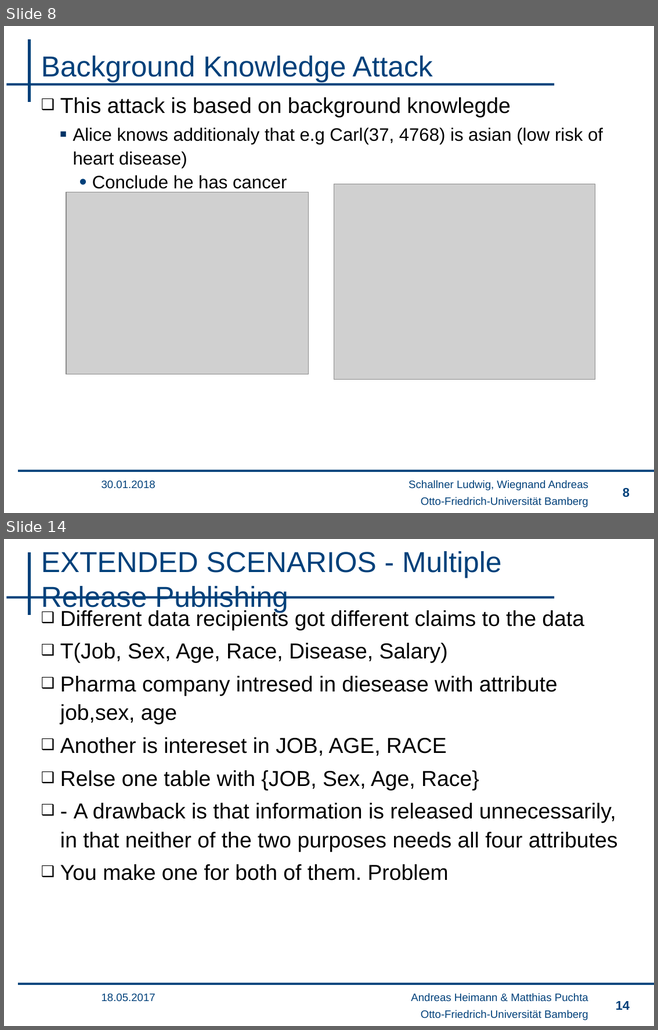
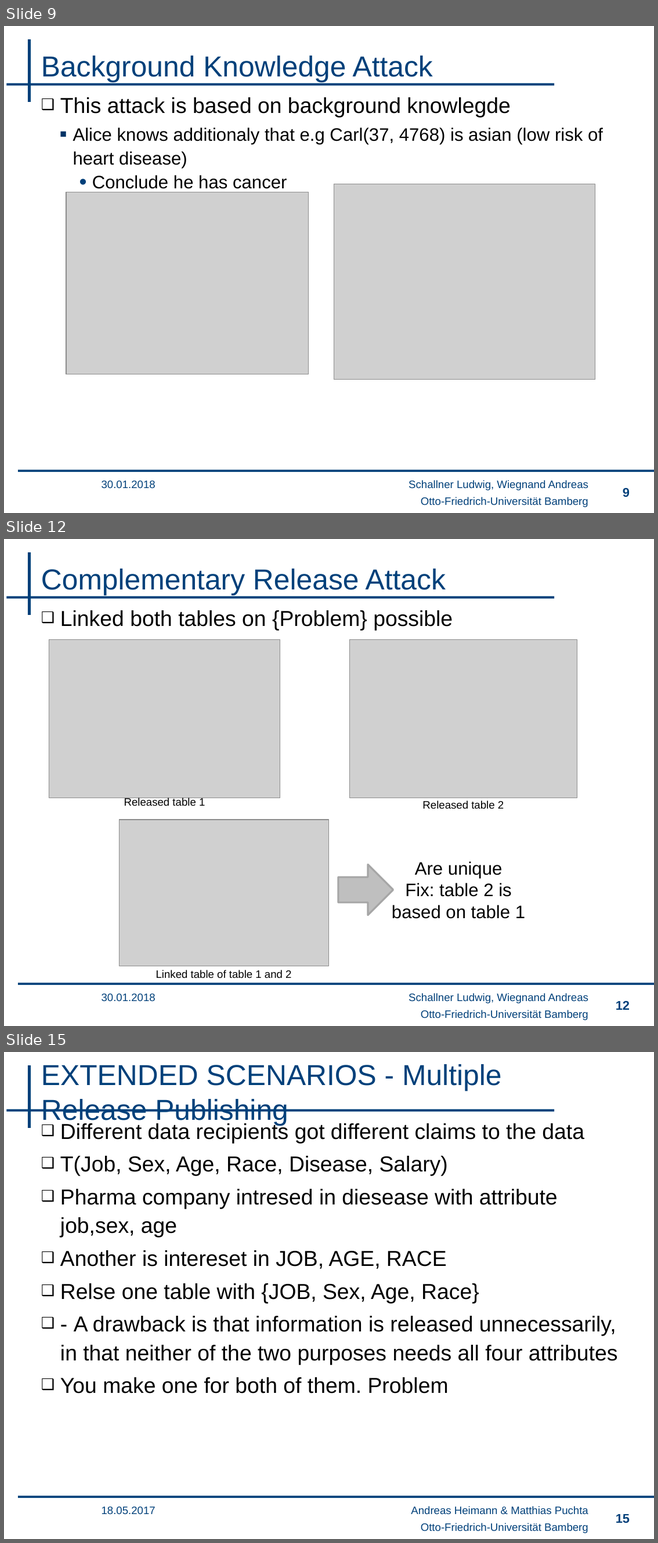
Before and after one commit to wsgan001/PSI-MSem, a slide deck: presentation/sicherheits_lu.pptx. Shown one above the other, each under a label of ours: slides 8 and 14 before the commit, slides 9, 12 and 15 after it; the slides between them are not shown. The pictures are 658x1030 and 658x1543 pixels, drawn with LibreOffice and Linux fonts; fonts in the diff are those of the drawing; grey boxes stand for pictures; background and template pictures are left out. Boxes give left, top, right and bottom in pixels: in the first picture for what was removed or moved away, otherwise in the second. Text is boxed around its words. In the diff, an @@ line names an element or a change of style, - is before the commit and + after.

```diff
--- a/presentation/sicherheits_lu.pptx
+++ b/presentation/sicherheits_lu.pptx
@@ slide 12 added at <box>4,539,654,1026</box>, background #FFFFFF; not listed: 4 template elements that a slide beside it also shows @@
@@ title added at <box>41,569,445,595</box>, 32 pt, text #00407A @@
+Complementary Release Attack
@@ text added at <box>60,610,452,630</box>, 24 pt, text #000000 @@
+❑ Linked both tables on {Problem} possible
@@ picture added at <box>49,640,280,798</box> @@
@@ picture added at <box>350,640,577,798</box> @@
@@ text added at <box>124,798,205,806</box>, 12 pt, text #000000 @@
+Released table 1
@@ text added at <box>422,801,503,809</box>, 12 pt, text #000000 @@
+Released table 2
@@ picture added at <box>119,820,328,966</box> @@
@@ right arrow added at <box>338,864,393,915</box>, fill #BFBFBF, outline #A6A6A6 2 pt @@
@@ text added at <box>391,861,525,919</box>, 20 pt, text #000000 @@
+Are unique
+Fix: table 2 is based on table 1
@@ text added at <box>156,970,291,979</box>, 12 pt, text #000000 @@
+Linked table of table 1 and 2
@@ text added at <box>101,994,155,1002</box>, 12 pt, text #00407A @@
+30.01.2018
@@ text added at <box>408,993,588,1004</box>, 12 pt, text #00407A @@
+Schallner Ludwig, Wiegnand Andreas
@@ page number added at <box>615,1001,629,1010</box>, 14 pt, text #00407A @@
+12
@@ what was slide 8 is now slide 9 @@
@@ page number at <box>622,488,629,497</box>: text changed @@
-8
+9
@@ what was slide 14 is now slide 15 @@
@@ page number at <box>615,1514,629,1524</box>: text changed @@
-14
+15
```
Also in this commit, not shown: 9 slides changed.
